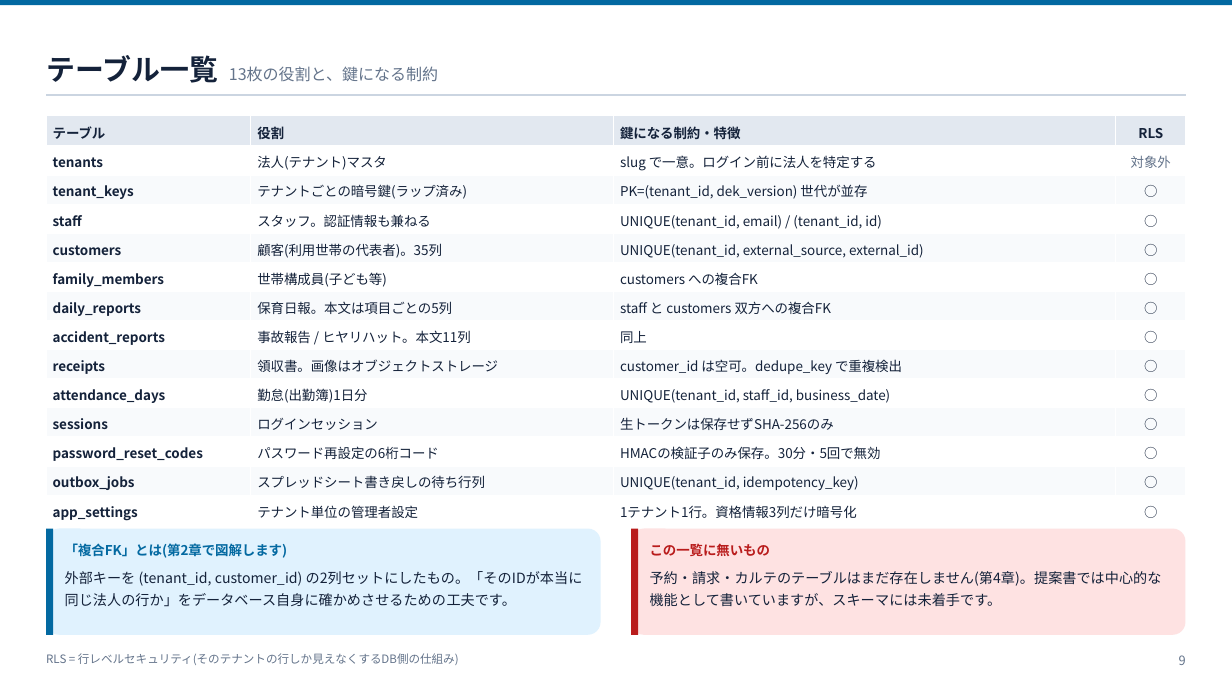
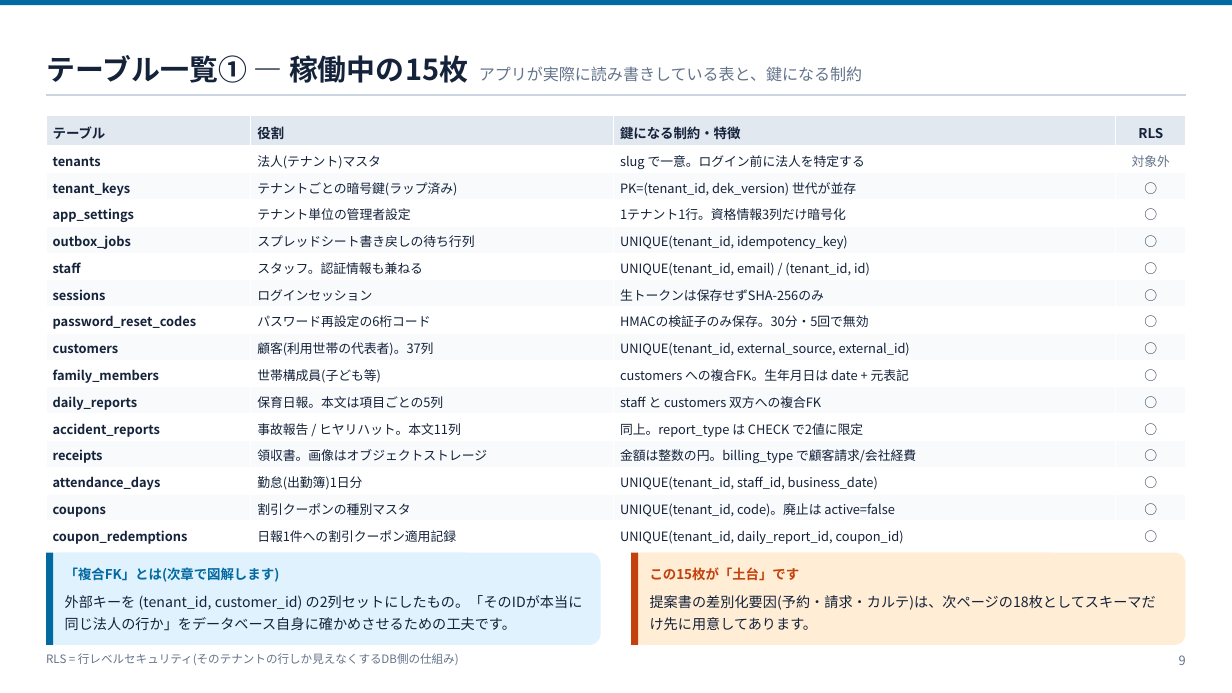
Before and after one commit to ohru131/katahimo-app, a slide deck: slide 9 of doc/12_データベース構造レビュー資料.pptx. Drawn at 1232x693 pixels with LibreOffice and Linux fonts; fonts in the diff are those of the drawing. Boxes give left, top, right and bottom in pixels: in the first picture for what was removed or moved away, otherwise in the second. Text is boxed around its words. In the diff, an @@ line names an element or a change of style, - is before the commit and + after.

```diff
--- a/doc/12_データベース構造レビュー資料.pptx
+++ b/doc/12_データベース構造レビュー資料.pptx
@@ text at (46,55,862,83): text changed @@
-テーブル一覧 13枚の役割と、鍵になる制約
+テーブル一覧① — 稼働中の15枚 アプリが実際に読み書きしている表と、鍵になる制約
@@ table at (46,116,1187,548) @@
+row 4: app_settings | テナント単位の管理者設定 | 1テナント1行。資格情報3列だけ暗号化 | ○
+row 5: outbox_jobs | スプレッドシート書き戻しの待ち行列 | UNIQUE(tenant_id, idempotency_key) | ○
-row 5: customers | 顧客(利用世帯の代表者)。35列 | UNIQUE(tenant_id, external_source, external_id) | ○
-row 6: family_members | 世帯構成員(子ども等) | customers への複合FK | ○
-row 7: daily_reports | 保育日報。本文は項目ごとの5列 | staff と customers 双方への複合FK | ○
-row 8: accident_reports | 事故報告 / ヒヤリハット。本文11列 | 同上 | ○
-row 9: receipts | 領収書。画像はオブジェクトストレージ | customer_id は空可。dedupe_key で重複検出 | ○
-row 10: attendance_days | 勤怠(出勤簿)1日分 | UNIQUE(tenant_id, staff_id, business_date) | ○
-row 13: outbox_jobs | スプレッドシート書き戻しの待ち行列 | UNIQUE(tenant_id, idempotency_key) | ○
-row 14: app_settings | テナント単位の管理者設定 | 1テナント1行。資格情報3列だけ暗号化 | ○
+row 9: customers | 顧客(利用世帯の代表者)。37列 | UNIQUE(tenant_id, external_source, external_id) | ○
+row 10: family_members | 世帯構成員(子ども等) | customers への複合FK。生年月日は date + 元表記 | ○
+row 11: daily_reports | 保育日報。本文は項目ごとの5列 | staff と customers 双方への複合FK | ○
+row 12: accident_reports | 事故報告 / ヒヤリハット。本文11列 | 同上。report_type は CHECK で2値に限定 | ○
+row 13: receipts | 領収書。画像はオブジェクトストレージ | 金額は整数の円。billing_type で顧客請求/会社経費 | ○
+row 14: attendance_days | 勤怠(出勤簿)1日分 | UNIQUE(tenant_id, staff_id, business_date) | ○
+row 15: coupons | 割引クーポンの種別マスタ | UNIQUE(tenant_id, code)。廃止は active=false | ○
+row 16: coupon_redemptions | 日報1件への割引クーポン適用記録 | UNIQUE(tenant_id, daily_report_id, coupon_id) | ○
@@ rounded rectangle: place and size @@
-rounded rectangle at (46,529,601,635)
+rounded rectangle at (46,553,601,645)
@@ rectangle: place and size @@
-rectangle at (46,529,53,635)
+rectangle at (46,553,53,645)
@@ text at (65,567,280,582): text changed @@
-「複合FK」とは(第2章で図解します)
+「複合FK」とは(次章で図解します)
@@ rounded rectangle: place and size @@
-rounded rectangle at (631,529,1186,635)
+rounded rectangle at (631,553,1186,645)
@@ rounded rectangle at (631,553,1186,645): fill #FEE2E2 to #FFEDD5 @@
@@ rectangle: place and size @@
-rectangle at (631,529,638,635)
+rectangle at (631,553,638,645)
@@ rectangle at (631,553,638,645): fill #B91C1C to #C2410C @@
@@ text at (650,567,800,581): text changed; text colour #B91C1C to #C2410C @@
-この一覧に無いもの
+この15枚が「土台」です
@@ text "外部キーを (tenant_id, customer_id) の2列セットにしたもの。「そのIDが本当に同じ法人の行か」 ...": place and size @@
-text "外部キーを (tenant_id, customer_id) の2列セットにしたもの。「そのIDが本当に同じ法人の行か」 ..." at (65,571,583,607)
+text "外部キーを (tenant_id, customer_id) の2列セットにしたもの。「そのIDが本当に同じ法人の行か」 ..." at (65,595,583,631)
@@ text at (650,595,1156,630): text changed @@
-予約・請求・カルテのテーブルはまだ存在しません(第4章)。提案書では中心的な機能として書いていますが、スキーマには未着手です。
+提案書の差別化要因(予約・請求・カルテ)は、次ページの18枚としてスキーマだけ先に用意してあります。
```
Also in this commit, not shown: 21 other slides changed, 5 slides added, 4 slides removed, 5 other files.
